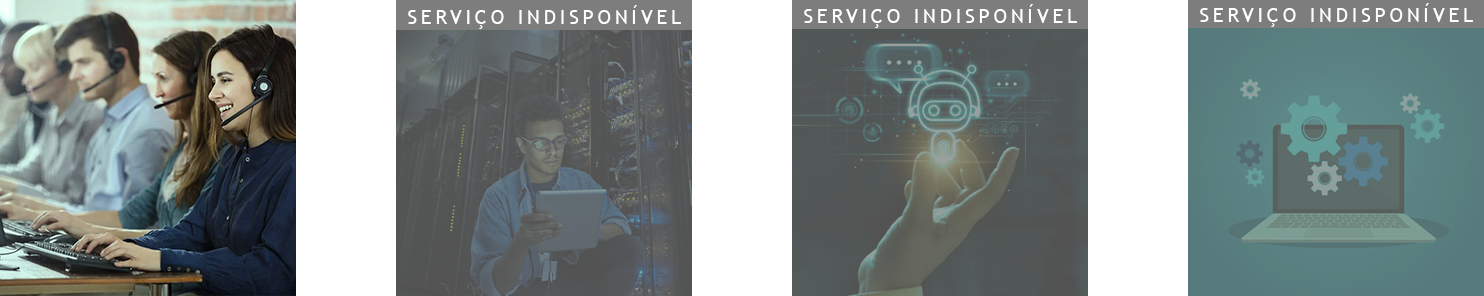
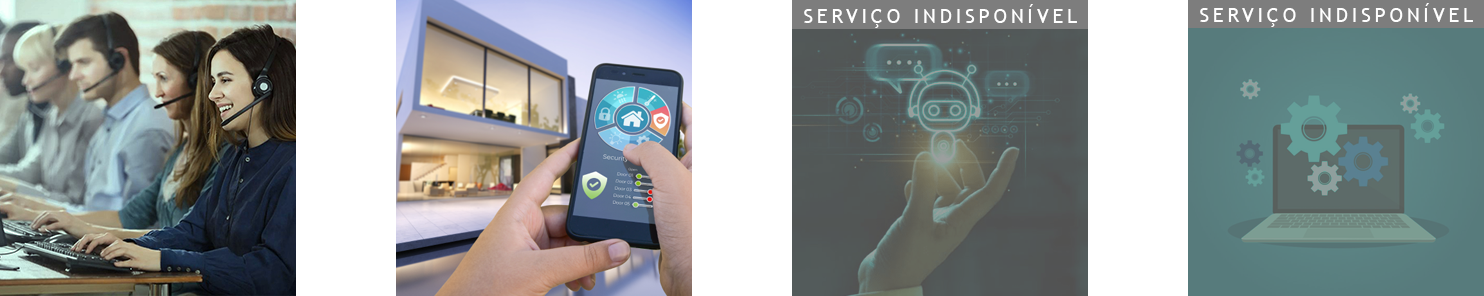
Two versions of the same layered image (1484 x 296). Layer-by-layer changes:
removed group "Serviço indisponível" (3rd of 3, in "backup.png") (3 layers) from group "backup.png" over [396, 0, 692, 296]
removed layer "SERVIÇO INDISPONÍVEL" (3rd of 3, in "backup.png" › "Serviço indisponível") from group "Serviço indisponível" over [408, 5, 681, 29]
removed layer "Camada 14" from group "Serviço indisponível" over [396, 0, 692, 30]
removed layer "Camada 13" (was 69%) from group "Serviço indisponível" over [396, 2, 692, 296]
added layer "Camada 17" in group "backup.png" over [396, 0, 692, 296]
